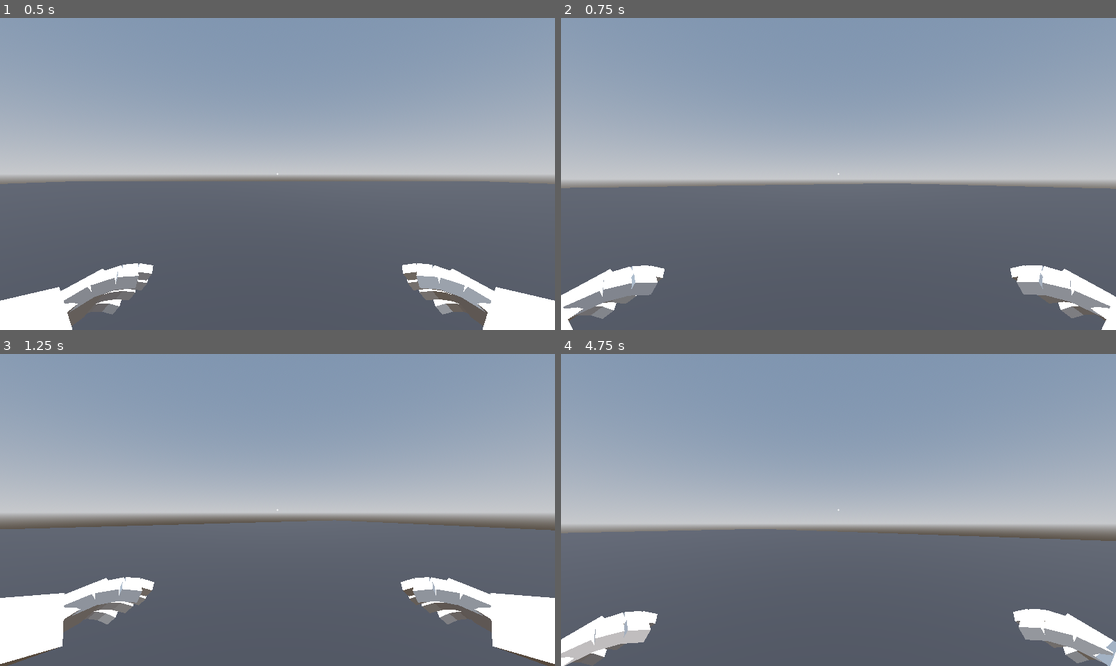
Above: before the commit, frames 1-4 (two rows, left to right).
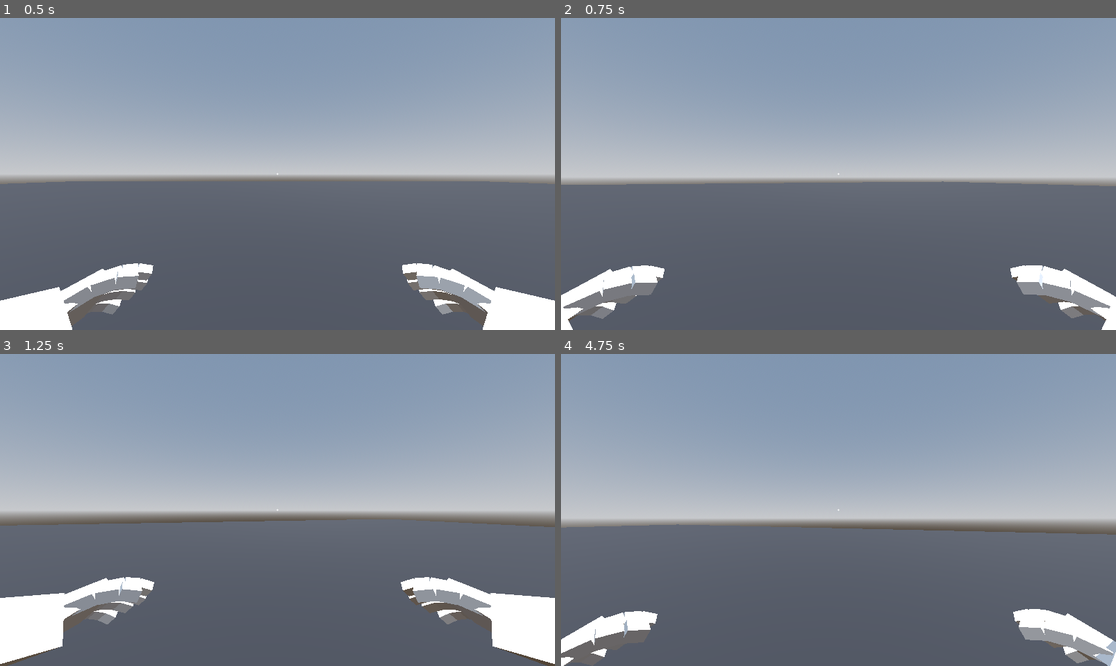
Above: after the commit, the same moments.

Repository: Agakitsune/ProjectSurgingBlood
Game: Godot game, scene res://assets/scenes/world.tscn
Two runs of this game, one before a commit and one after it. Both use one fixed random seed, a clock stepped at 60 frames per second and the inputs below.
Inputs (mouse positions are in pixels of both pictures, inside the frame that each line leads up to):
- Up to frame 1 (0.5 s): no input
- Up to frame 2 (0.75 s): move the mouse to (866, 174) at 0.52 s; hold W (forward) from 0.53 s (still down); hold Ctrl (crouch) from 0.53 s (still down)
- Up to frame 3 (1.25 s): keep holding W (forward); keep holding Ctrl (crouch); tap Space (jump) at 0.77 s
- Up to frame 4 (4.75 s): keep holding W (forward); move the mouse to (810, 510) at 1.27 s; release Ctrl (crouch) at 1.28 s; click (810, 510) at 1.35 s; tap Space (jump) at 1.52, 3.02, 3.77, 4.52 s; move the mouse to (849, 503) at 2.02 s; hold Shift (sprint) 2.03-2.78 s; move the mouse to (832, 516) at 2.77 s; tap Ctrl (crouch) at 2.85 s; move the mouse to (877, 513) at 3.52 s; click (877, 513) at 3.6 s; move the mouse to (794, 506) at 4.27 s; tap Shift (sprint) at 4.35 s

Frame 1 is identical in both runs. In frame 2, 1.6% of the frame differs, in the area x 0-100%, y 51-87%; in frame 3, 1.8%; in frame 4, 4.6%, in the area x 0-100%, y 53-100%.

Commit message:
fix: Framerate independant Camera Movement

Diff:
--- a/assets/scenes/first_person_camera.tscn
+++ b/assets/scenes/first_person_camera.tscn
@@ -1602,7 +1602,7 @@
 bones/3/rest = Transform3D(0.999427, -0.0338576, -1.03254e-10, 0.0338576, 0.999427, 1.25715e-10, 9.89387e-11, -1.29139e-10, 1, -9.50013e-10, 0.312699, -7.56057e-18)
 bones/3/enabled = true
 bones/3/position = Vector3(-9.50013e-10, 0.312699, -7.56057e-18)
-bones/3/rotation = Quaternion(0.130059, -0.039915, -0.0475232, 0.989562)
+bones/3/rotation = Quaternion(0.125175, -0.130133, -0.0592039, 0.98178)
 bones/3/scale = Vector3(1, 1, 1)
 bones/4/name = "index_finger_01_L"
 bones/4/parent = 3
@@ -1728,7 +1728,7 @@
 bones/21/rest = Transform3D(0.999427, 0.0338576, 1.03254e-10, -0.0338576, 0.999427, 1.25715e-10, -9.89387e-11, -1.29139e-10, 1, 9.50013e-10, 0.312699, -7.56057e-18)
 bones/21/enabled = true
 bones/21/position = Vector3(9.50013e-10, 0.312699, -7.56057e-18)
-bones/21/rotation = Quaternion(0.129015, 0.0610199, 0.0502876, 0.988485)
+bones/21/rotation = Quaternion(0.125147, 0.130595, 0.0592629, 0.981719)
 bones/21/scale = Vector3(1, 1, 1)
 bones/22/name = "index_finger_01_R"
 bones/22/parent = 21
--- a/assets/scripts/camera/first_person_camera.gd
+++ b/assets/scripts/camera/first_person_camera.gd
@@ -75,9 +75,9 @@
 
 
 func _update_rotation(delta: float) -> void:
-	_mouse_rotation.x += _tilt_input * delta
+	_mouse_rotation.x += _tilt_input * 0.01
 	_mouse_rotation.x = clamp(_mouse_rotation.x, pitch_lower_limit, pitch_upper_limit)
-	_mouse_rotation.y += _rotation_input * delta
+	_mouse_rotation.y += _rotation_input * 0.01
 
 
 func _update_camera_with_parent(delta: float) -> void:
